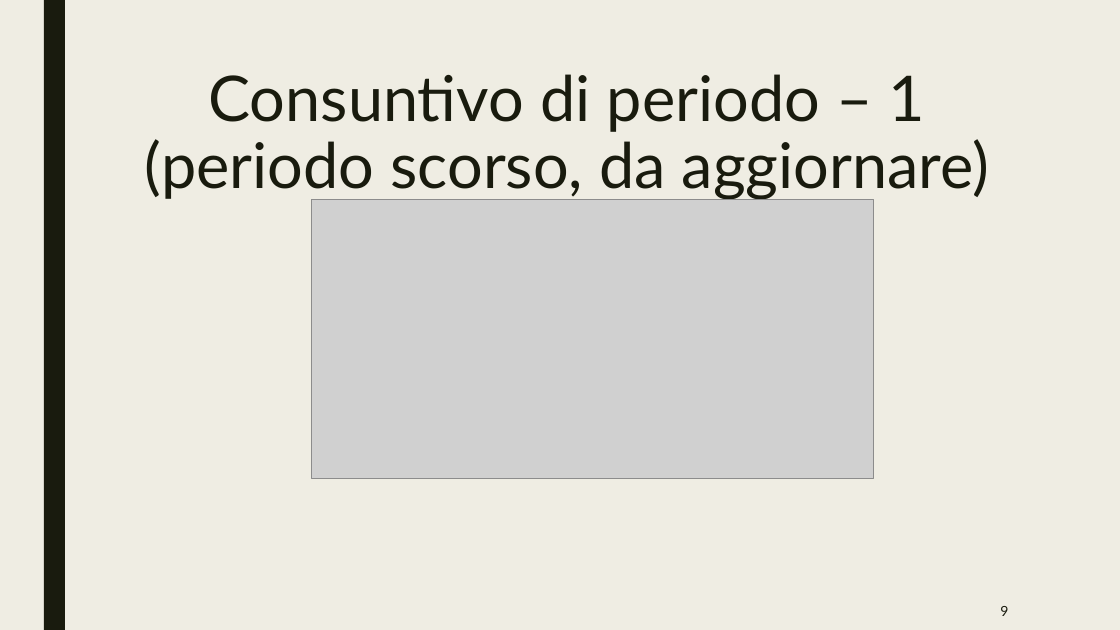
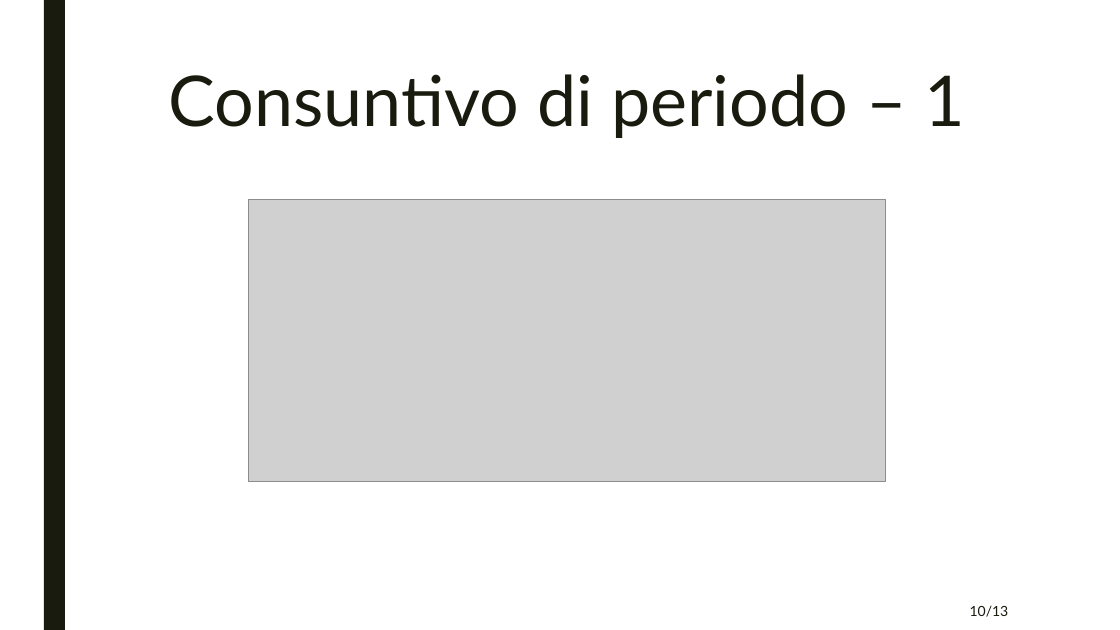
Before and after one commit to team404swe/Documenti, a slide deck: slide 11 of presentazione/RA/presentazioneRA.pptx (slide 10 before the commit). Drawn at 1120x630 pixels with LibreOffice and Linux fonts; fonts in the diff are those of the drawing; grey boxes stand for pictures. Boxes give left, top, right and bottom in pixels: in the first picture for what was removed or moved away, otherwise in the second. Text is boxed around its words. In the diff, an @@ line names an element or a change of style, - is before the commit and + after.

```diff
--- a/presentazione/RA/presentazioneRA.pptx
+++ b/presentazione/RA/presentazioneRA.pptx
@@ background #EFEDE3 to #FFFFFF @@
@@ title at box(169, 74, 966, 138): text changed; size 54 to 60 pt @@
-Consuntivo di periodo – 1
-(periodo scorso, da aggiornare)
+Consuntivo di periodo – 1
@@ picture: place and size @@
-picture at box(312, 200, 875, 479)
+picture at box(249, 200, 886, 481)
@@ page number at box(970, 606, 1009, 617): text changed @@
-9
+10/13
```
Also in this commit, not shown: 10 other slides changed, 3 slides added, 1 slide removed.
